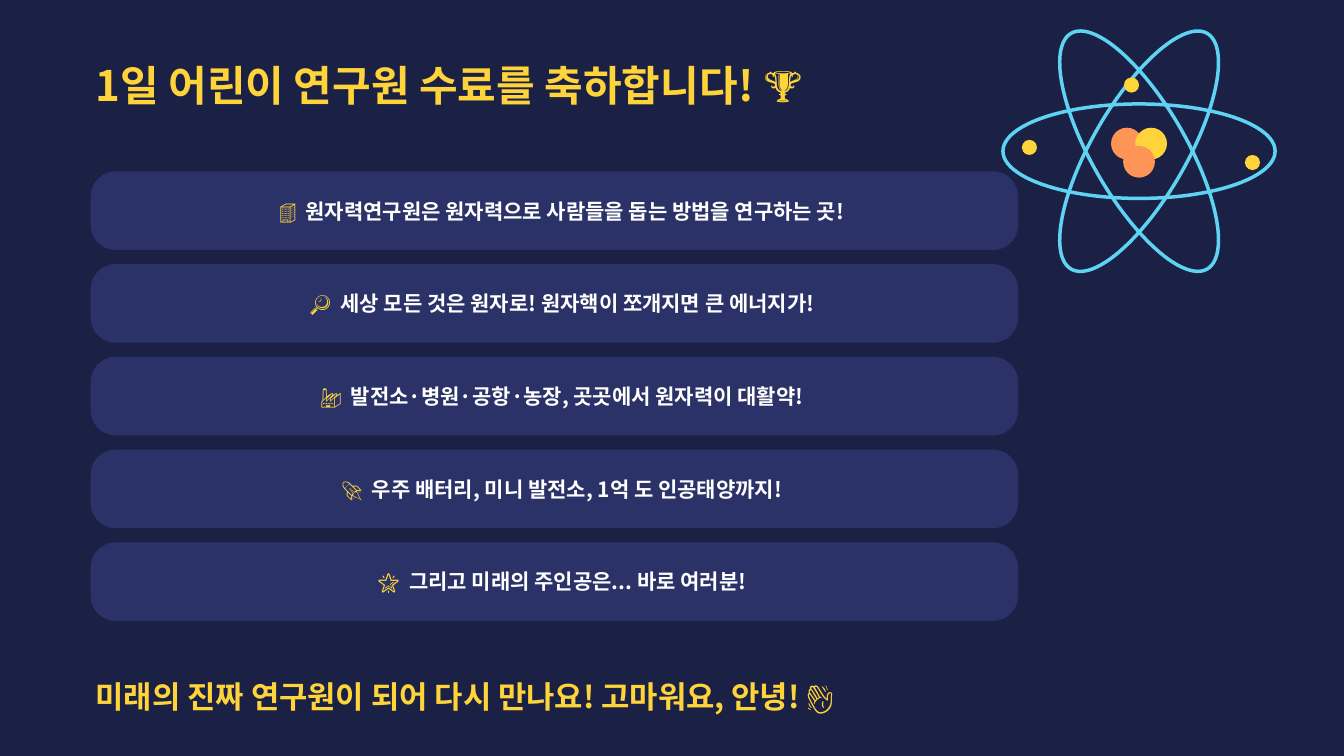
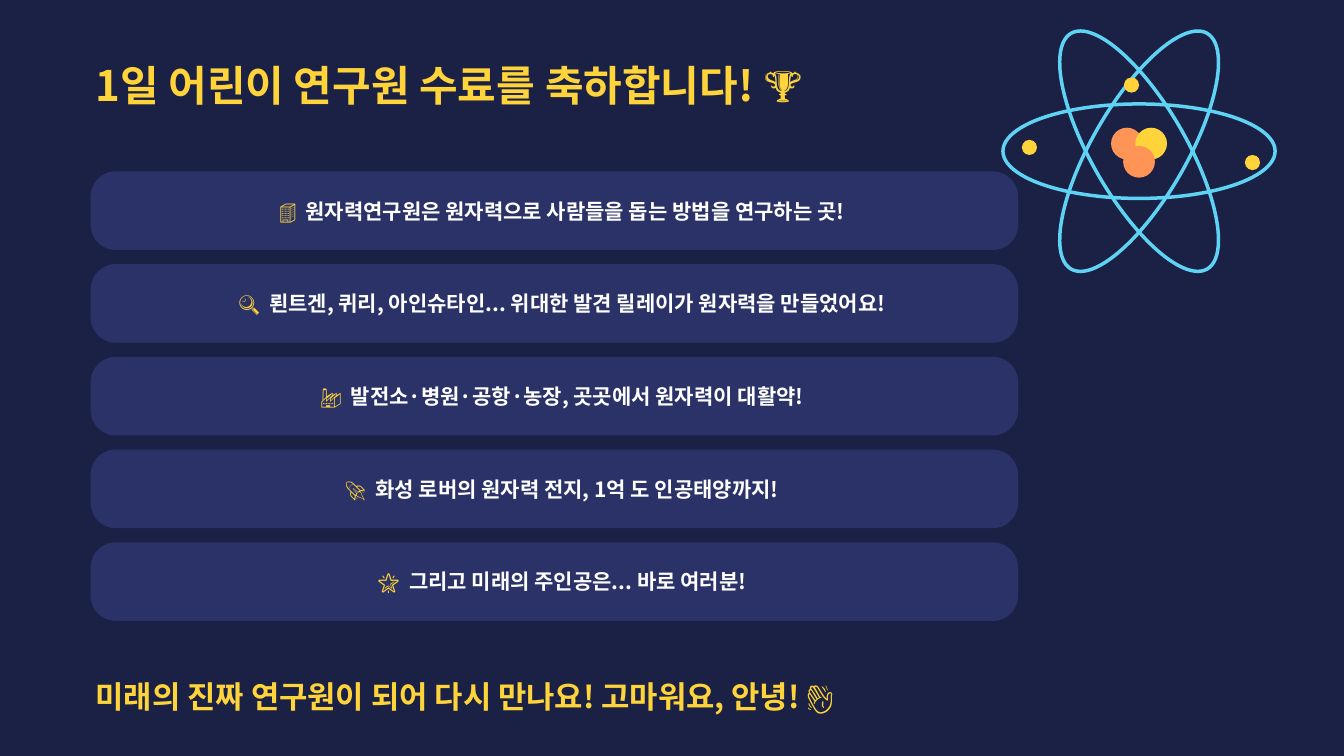
Before and after one commit to parksang-jun/ecture-materials, a slide deck: slide 45 of 강의자료/1일 어린이 연구원_초등 3-4학년용.pptx (slide 33 before the commit). Drawn at 1344x756 pixels with LibreOffice and Linux fonts; fonts in the diff are those of the drawing. Boxes give left, top, right and bottom in pixels: in the first picture for what was removed or moved away, otherwise in the second. Text is boxed around its words. In the diff, an @@ line names an element or a change of style, - is before the commit and + after.

```diff
--- a/강의자료/1일 어린이 연구원_초등 3-4학년용.pptx
+++ b/강의자료/1일 어린이 연구원_초등 3-4학년용.pptx
@@ text in rounded rectangle at <box>269,293,886,315</box>: text changed @@
-🔎 세상 모든 것은 원자로! 원자핵이 쪼개지면 큰 에너지가!
+🔍 뢴트겐, 퀴리, 아인슈타인... 위대한 발견 릴레이가 원자력을 만들었어요!
@@ text in rounded rectangle at <box>375,479,779,501</box>: text changed @@
-🚀 우주 배터리, 미니 발전소, 1억 도 인공태양까지!
+🚀 화성 로버의 원자력 전지, 1억 도 인공태양까지!
```
Also in this commit, not shown: 28 other slides changed, 14 slides added, 2 slides removed, 4 other files.
